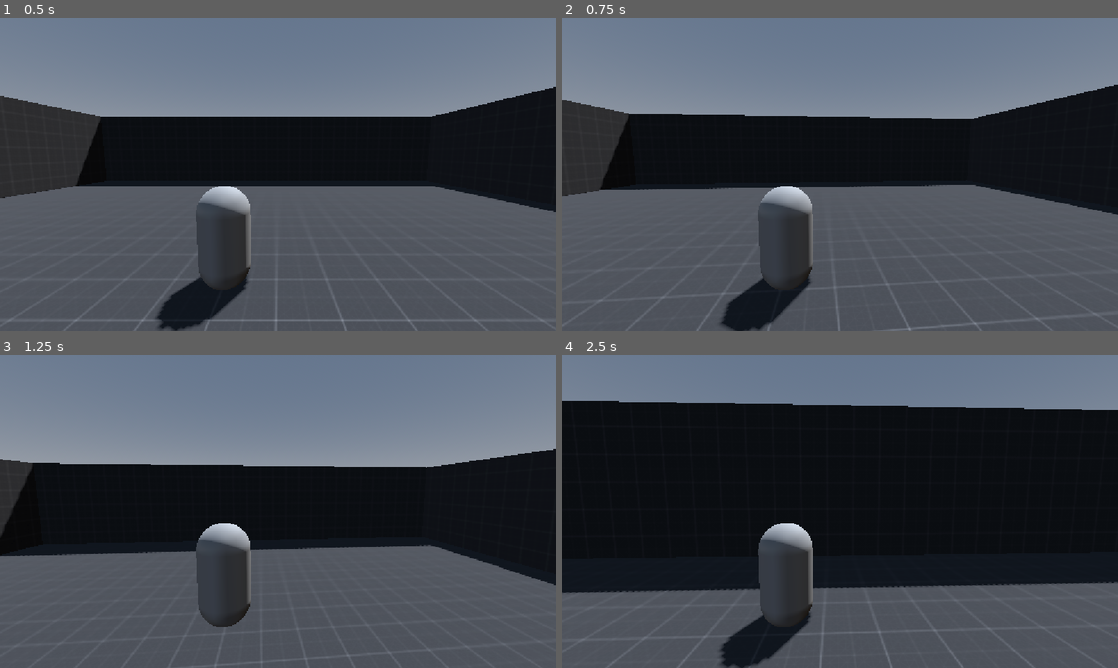
Above: before the commit, frames 1-4 (two rows, left to right).
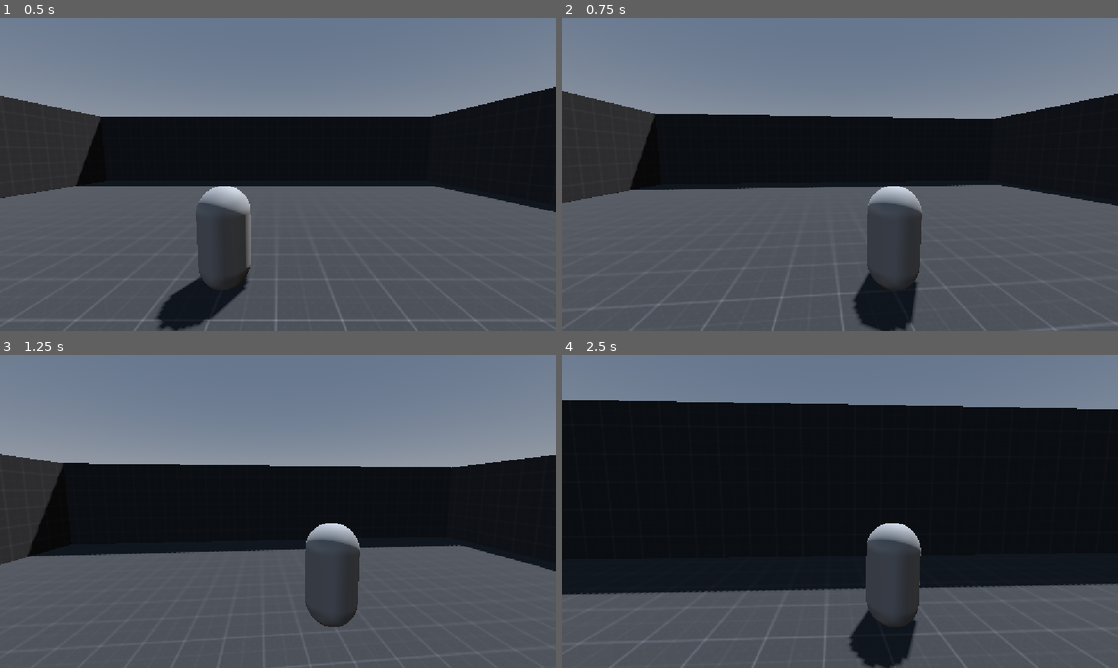
Above: after the commit, the same moments.

Repository: alavanzasp-code/IJStudio
Game: Godot game, scene res://Test Area (World)/test_area.tscn
Same seed, same stepped clock (60 frames per second), same inputs: the game is played once before the commit and once after it.
Inputs (mouse positions are in pixels of both pictures, inside the frame that each line leads up to):
- Up to frame 1 (0.5 s): no input
- Up to frame 2 (0.75 s): tap Enter at 0.5 s; move the mouse to (867, 174) at 0.52 s; hold W (up) from 0.53 s (still down); hold C (switch-view, bound only after the commit) from 0.53 s (still down); click (867, 174) at 0.67 s
- Up to frame 3 (1.25 s): keep holding W (up); keep holding C (switch-view, bound only after the commit); tap Space (jump) at 0.77 s
- Up to frame 4 (2.5 s): keep holding W (up); move the mouse to (812, 511) at 1.27 s; release C (switch-view, bound only after the commit) at 1.28 s; tap Ctrl (slide) at 1.35 s; tap Space (jump) at 1.52 s; tap C (switch-view, bound only after the commit) at 1.55, 2.3 s; move the mouse to (851, 505) at 2.02 s; hold Shift (sprint) from 2.03 s (still down)

Frame 1 is identical in both runs. In frame 2, 11% of the frame differs, in the area x 0-100%, y 21-100%; in frame 3, 8.6%; in frame 4, 9.3%.

Commit message:
add camera transition from left and right

Diff:
--- a/Test Area (World)/camera_settings.gd
+++ b/Test Area (World)/camera_settings.gd
@@ -4,9 +4,12 @@
 @export_range(1.0, 89.0, 1.0) var max_pitch_degrees := 85.0
 
 @onready var character := get_parent() as CharacterBody3D
+@onready var camera_3d := get_node("Camera3D") as Camera3D
 
 var yaw := 0.0
 var pitch := 0.0
+var view_is_left := false
+var view_tween: Tween
 
 
 func _ready() -> void:
@@ -26,6 +29,10 @@
 		Input.set_mouse_mode(
 			Input.MOUSE_MODE_VISIBLE if mouse_is_captured else Input.MOUSE_MODE_CAPTURED
 		)
+		return
+
+	if event.is_action_pressed("switch-view"):
+		switch_view()
 		return
 
 	if (
@@ -50,3 +57,16 @@
 	# this pivot so looking up or down never tilts the collision body.
 	character.rotation.y = yaw
 	rotation.x = pitch
+
+
+func switch_view() -> void:
+	view_is_left = not view_is_left
+	var target_x: float = -abs(camera_3d.position.x) if view_is_left else abs(camera_3d.position.x)
+
+	if view_tween and view_tween.is_valid():
+		view_tween.kill()
+
+	view_tween = create_tween()
+	view_tween.tween_property(camera_3d, "position:x", target_x, 0.2) \
+		.set_trans(Tween.TRANS_SINE) \
+		.set_ease(Tween.EASE_OUT)
--- a/project.godot
+++ b/project.godot
@@ -57,6 +57,11 @@
 "events": [Object(InputEventKey,"resource_local_to_scene":false,"resource_name":"","device":-1,"window_id":0,"alt_press …(195 unchanged characters)…
 ]
 }
+switch-view={
+"deadzone": 0.2,
+"events": [Object(InputEventKey,"resource_local_to_scene":false,"resource_name":"","device":-1,"window_id":0,"alt_pressed":false,"shift_pressed":false,"ctrl_pressed":false,"meta_pressed":false,"pressed":false,"keycode":0,"physical_keycode":67,"key_label":0,"unicode":99,"location":0,"echo":false,"script":null)
+]
+}
 
 [layer_names]
 
